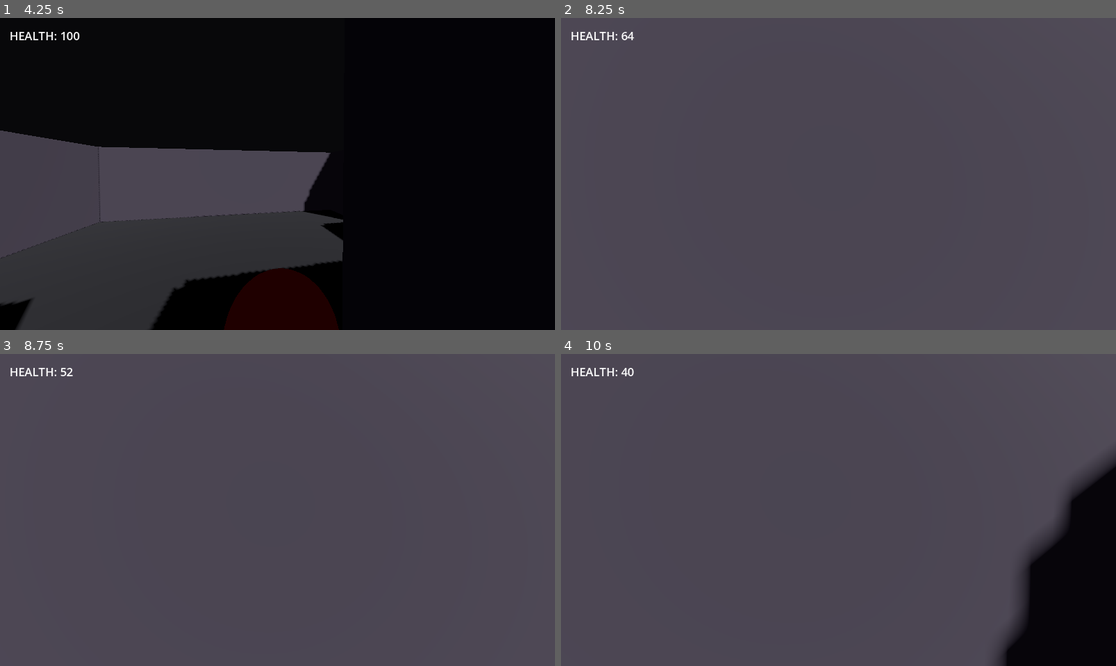
Above: before the commit, frames 1-4 (two rows, left to right).
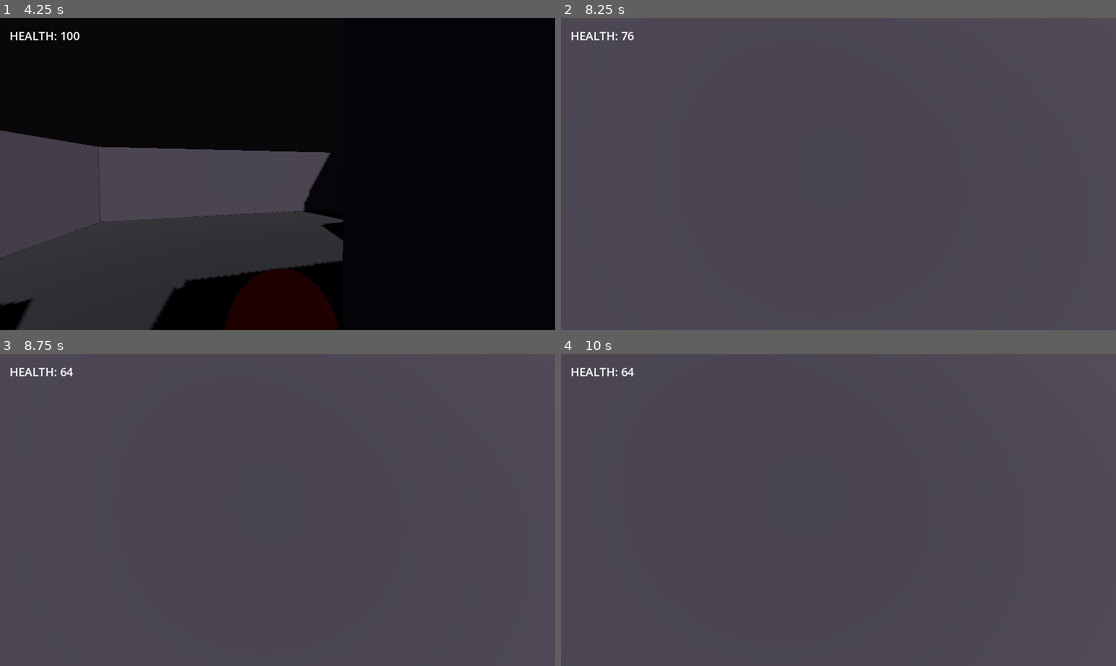
Above: after the commit, the same moments.

Repository: theKaganOz/the_seeds_of_the_future
Game: Godot game, scene res://scenes/Main.tscn
The game is run twice, just before and just after one commit, with the same random seed, the same clock (stepped at 60 frames per second) and the same inputs.
Inputs (mouse positions are in pixels of both pictures, inside the frame that each line leads up to):
- Up to frame 1 (4.25 s): tap Enter at 0.5 s; move the mouse to (305, 174) at 0.52 s; hold Ctrl (crouch) 0.53-1.28 s; hold W (move_forward) from 0.53 s (still down); tap Space (jump) at 0.77, 1.52, 3.02, 3.77 s; move the mouse to (249, 174) at 1.27 s; click (249, 174) at 1.35 s; move the mouse to (288, 167) at 2.02 s; hold Shift (walk) 2.03-2.78 s; move the mouse to (271, 180) at 2.77 s; tap Ctrl (crouch) at 2.85 s; move the mouse to (316, 177) at 3.52 s; press the mouse at (316, 177) at 3.53 s
- Up to frame 2 (8.25 s): move the mouse to (794, 170) at 4.27 s; release the mouse at (794, 170) at 4.28 s; tap Shift (walk) at 4.35 s; tap Space (jump) at 4.52, 6.02, 6.77, 7.52, 8 s; move the mouse to (844, 174) at 5.02 s; hold Ctrl (crouch) 5.03-5.78 s; move the mouse to (816, 167) at 5.77 s; release W (move_forward) at 5.78 s; hold D (move_right) 5.78-6.53 s; click (816, 167) at 5.85 s; move the mouse to (866, 174) at 6.52 s; hold Shift (walk) 6.53-7.28 s; hold W (move_forward) from 6.53 s (still down); move the mouse to (810, 174) at 7.27 s; tap Ctrl (crouch) at 7.35 s; move the mouse to (849, 167) at 8.02 s; press the mouse at (849, 167) at 8.03 s
- Up to frame 3 (8.75 s): keep holding W (move_forward)
- Up to frame 4 (10 s): tap Enter at 8.75 s; move the mouse to (832, 516) at 8.77 s; release W (move_forward) at 8.78 s; release the mouse at (832, 516) at 8.78 s; hold A (move_left) 8.78-9.53 s; tap Shift (walk) at 8.85 s; tap Space (jump) at 9.02, 9.5, 9.77 s; move the mouse to (877, 513) at 9.52 s; hold W (move_forward) from 9.53 s (still down); hold Ctrl (crouch) from 9.53 s (still down)

Frame 1 is identical in both runs. In frame 2, less than 0.1% of the frame differs, in the area x 10-14%, y 4-8%; in frame 3, less than 0.1%; in frame 4, 9.3%, in the area x 10-100%, y 4-100%.

Commit message:
Teammate can now detect and engage visible enemies (step 1 of combat)
- teammate.gd: scans the 'enemy' group each physics frame for the nearest
  target within ENGAGE_RANGE (15m) with a clear line of sight (raycast
  check -- won't shoot through walls or a player standing in the way).
  When a target exists, stops and fires a hitscan attack on a cooldown
  instead of following; falls back to the existing follow behavior when
  nothing's visible.
- Teammate.tscn: added AttackRay (line-of-sight/hitscan) and
  AttackCooldown nodes.
- scripts/tests/test_teammate_combat.gd: places a teammate and enemy with
  clear sightlines and confirms the enemy's health actually drops over
  real physics steps.

Deliberately NOT included yet, per the locked design -- these are real
mechanics that deserve their own step rather than being snuck in here:
- Shared squad ammo pool / weapon economy
- Compliance-gated engagement willingness (scarcity/morale/bonds)
- Enemies targeting the teammate back (enemy.gd still only tracks 'player')

Existing follow-behavior test re-run and still passes; full project
check-only and a 90-frame simulated run are both clean.

Diff:
--- a/scenes/Teammate.tscn
+++ b/scenes/Teammate.tscn
@@ -15,3 +15,9 @@
 shape = SubResource("CapsuleShape3D_1")
 
 [node name="MeshInstance3D" type="MeshInstance3D" parent="."]
+
+[node name="AttackRay" type="RayCast3D" parent="."]
+target_position = Vector3(0, 0, -15)
+collision_mask = 3
+
+[node name="AttackCooldown" type="Timer" parent="."]
--- a/scripts/teammate.gd
+++ b/scripts/teammate.gd
@@ -11,20 +11,31 @@
 const SPEED := 5.0
 const FOLLOW_DISTANCE := 4.0
 const STOP_DISTANCE := 2.0
+const ENGAGE_RANGE := 15.0
+const ATTACK_DAMAGE := 20
+const ATTACK_COOLDOWN := 0.8
 
 var gravity: float = ProjectSettings.get_setting("physics/3d/default_gravity", 18.0)
 var player: Node3D
+var can_attack := true
+var current_target: Node3D = null
 
 # Present now so future systems (compliance-driven commands, revive,
 # morale) read from real per-teammate state instead of being retrofitted.
 var state = CharacterStateScript.new()
 
 @onready var mesh: MeshInstance3D = $MeshInstance3D
+@onready var attack_timer: Timer = $AttackCooldown
+@onready var attack_ray: RayCast3D = $AttackRay
 
 func _ready() -> void:
 	add_to_group("teammate")
 	state.id = "teammate_1"
 	call_deferred("_find_player")
+
+	attack_timer.wait_time = ATTACK_COOLDOWN
+	attack_timer.one_shot = true
+	attack_timer.timeout.connect(func(): can_attack = true)
 
 	var capsule := CapsuleMesh.new()
 	capsule.radius = 0.4
@@ -42,25 +53,65 @@
 	if not is_on_floor():
 		velocity.y -= gravity * delta
 
-	if player and is_instance_valid(player):
-		var to_player: Vector3 = player.global_position - global_position
-		to_player.y = 0
-		var dist := to_player.length()
+	current_target = _find_target()
 
-		if dist > FOLLOW_DISTANCE:
-			var dir := to_player.normalized()
-			velocity.x = dir.x * SPEED
-			velocity.z = dir.z * SPEED
-			if dir.length() > 0.01:
-				look_at_from_position(global_position, global_position + dir, Vector3.UP)
-		elif dist < STOP_DISTANCE:
-			velocity.x = move_toward(velocity.x, 0, SPEED)
-			velocity.z = move_toward(velocity.z, 0, SPEED)
-		# Between STOP_DISTANCE and FOLLOW_DISTANCE: hold current velocity
-		# (naturally decelerates via move_and_slide's friction-less coast
-		# here being minimal — fine for a first pass).
+	if current_target:
+		_engage(current_target)
+	elif player and is_instance_valid(player):
+		_follow(player)
 	else:
 		velocity.x = move_toward(velocity.x, 0, SPEED)
 		velocity.z = move_toward(velocity.z, 0, SPEED)
 
 	move_and_slide()
+
+func _find_target() -> Node3D:
+	var best: Node3D = null
+	var best_dist := ENGAGE_RANGE
+	for enemy in get_tree().get_nodes_in_group("enemy"):
+		if not is_instance_valid(enemy):
+			continue
+		var dist := global_position.distance_to(enemy.global_position)
+		if dist > best_dist:
+			continue
+		if not _has_line_of_sight(enemy):
+			continue
+		best = enemy
+		best_dist = dist
+	return best
+
+func _has_line_of_sight(target: Node3D) -> bool:
+	var from: Vector3 = global_position + Vector3(0, 0.9, 0)
+	var to: Vector3 = target.global_position + Vector3(0, 0.9, 0)
+	attack_ray.global_position = from
+	attack_ray.target_position = attack_ray.to_local(to)
+	attack_ray.force_raycast_update()
+	if not attack_ray.is_colliding():
+		return true
+	return attack_ray.get_collider() == target
+
+func _engage(target: Node3D) -> void:
+	velocity.x = move_toward(velocity.x, 0, SPEED)
+	velocity.z = move_toward(velocity.z, 0, SPEED)
+	look_at_from_position(global_position, Vector3(target.global_position.x, global_position.y, target.global_position.z), Vector3.UP)
+
+	if can_attack:
+		can_attack = false
+		attack_timer.start()
+		if target.has_method("take_damage"):
+			target.take_damage(ATTACK_DAMAGE)
+
+func _follow(target: Node3D) -> void:
+	var to_target: Vector3 = target.global_position - global_position
+	to_target.y = 0
+	var dist := to_target.length()
+
+	if dist > FOLLOW_DISTANCE:
+		var dir := to_target.normalized()
+		velocity.x = dir.x * SPEED
+		velocity.z = dir.z * SPEED
+		if dir.length() > 0.01:
+			look_at_from_position(global_position, global_position + dir, Vector3.UP)
+	elif dist < STOP_DISTANCE:
+		velocity.x = move_toward(velocity.x, 0, SPEED)
+		velocity.z = move_toward(velocity.z, 0, SPEED)
--- /dev/null
+++ b/scripts/tests/test_teammate_combat.gd
@@ -0,0 +1,40 @@
+extends SceneTree
+
+# Run: godot --headless --path . --script scripts/tests/test_teammate_combat.gd
+# Places a teammate and an enemy with clear line of sight to each other and
+# confirms the enemy's health actually drops over real physics steps.
+
+func _initialize() -> void:
+	call_deferred("_run_test")
+
+func _run_test() -> void:
+	var main_scene := load("res://scenes/Main.tscn") as PackedScene
+	var main: Node = main_scene.instantiate()
+	get_root().add_child(main)
+
+	var teammate: Node3D = main.get_node("Teammate")
+	var enemy_scene := load("res://scenes/Enemy.tscn") as PackedScene
+	var enemy: Node = enemy_scene.instantiate()
+	main.add_child(enemy)
+
+	# Place teammate and enemy close together with a clear line of sight,
+	# inside the starting room, away from the player so only the teammate
+	# is responsible for any damage dealt.
+	teammate.global_position = Vector3(-3, 1, 0)
+	enemy.global_position = Vector3(0, 1, 0)
+
+	var initial_health: int = enemy.health
+	print("Enemy initial health: %d" % initial_health)
+
+	for i in range(180):
+		teammate._physics_process(1.0 / 60.0)
+
+	var final_health: int = enemy.health
+	print("Enemy health after 180 physics steps: %d" % final_health)
+
+	if final_health < initial_health:
+		print("  PASS  teammate dealt damage to visible enemy")
+	else:
+		print("  FAIL  enemy health unchanged (%d -> %d)" % [initial_health, final_health])
+
+	quit()
